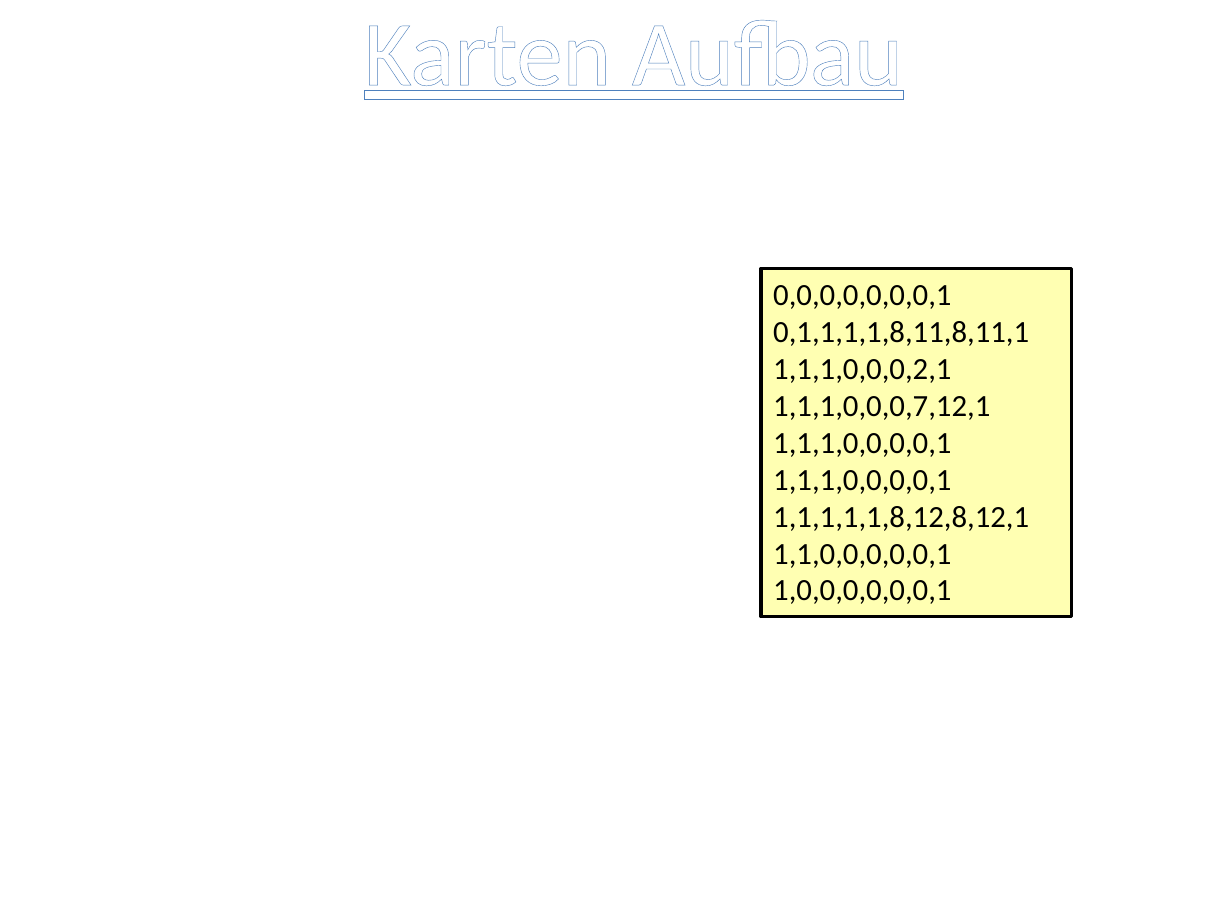
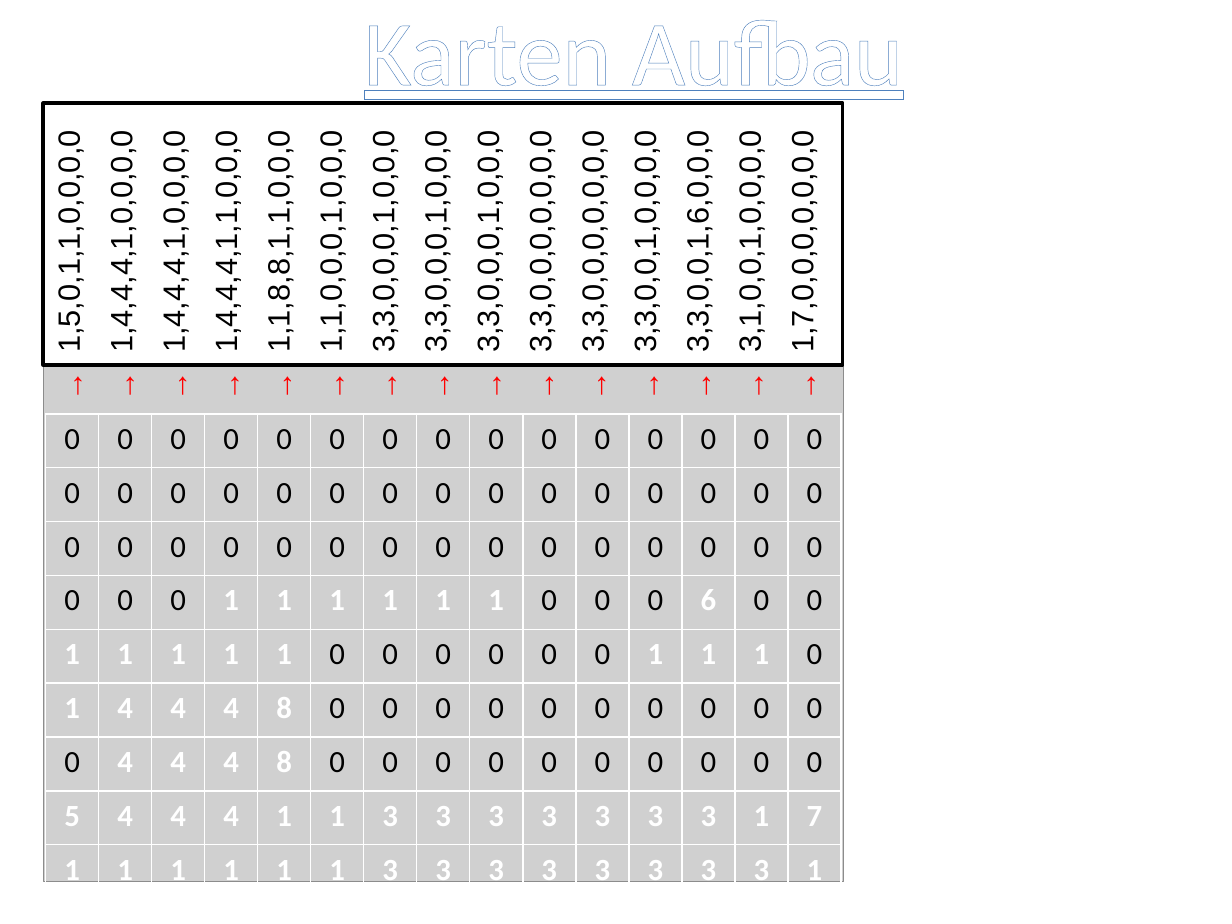
Before and after one commit to bjoern42/seproject42, a slide deck: slide 3 of seproject42.pptx. Drawn at 1232x924 pixels with LibreOffice and Linux fonts; fonts in the diff are those of the drawing; grey boxes stand for pictures. Boxes give left, top, right and bottom in pixels: in the first picture for what was removed or moved away, otherwise in the second. Text is boxed around its words. In the diff, an @@ line names an element or a change of style, - is before the commit and + after.

```diff
--- a/seproject42.pptx
+++ b/seproject42.pptx
@@ rectangle "1,5,0,1,1,0,0,0,0" at (x1=43, y1=102, x2=843, y2=365): fill #FFFF00 at 30% opacity to #FFFFFF; rotation 0 to 270 degrees @@
@@ text in rectangle at (x1=52, y1=157, x2=819, y2=346): text changed; font Calibri to Arial @@
-0,0,0,0,0,0,0,1
-0,1,1,1,1,8,11,8,11,1
-1,1,1,0,0,0,2,1
-1,1,1,0,0,0,7,12,1
-1,1,1,0,0,0,0,1
-1,1,1,0,0,0,0,1
-1,1,1,1,1,8,12,8,12,1
-1,1,0,0,0,0,0,1
-1,0,0,0,0,0,0,1
+1,5,0,1,1,0,0,0,0
+1,4,4,4,1,0,0,0,0
+1,4,4,4,1,0,0,0,0
+1,4,4,4,1,1,0,0,0
+1,1,8,8,1,1,0,0,0
+1,1,0,0,0,1,0,0,0
+3,3,0,0,0,1,0,0,0
+3,3,0,0,0,1,0,0,0
+3,3,0,0,0,1,0,0,0
+3,3,0,0,0,0,0,0,0
+3,3,0,0,0,0,0,0,0
+3,3,0,0,1,0,0,0,0
+3,3,0,0,1,6,0,0,0
+3,1,0,0,1,0,0,0,0
+1,7,0,0,0,0,0,0,0
@@ picture added at (x1=43, y1=349, x2=844, y2=882) @@
@@ text added at (x1=46, y1=362, x2=841, y2=413), 18 pt, text #FF0000, bold @@
+→
+→
+→
+→
+→
+→
+→
+→
+→
+→
+→
+→
+→
+→
+→
@@ table added at (x1=46, y1=414, x2=840, y2=898), 9 rows, 15 columns @@
+0 | 0 | 0 | 0 | 0 | 0 | 0 | 0 | 0 | 0 | 0 | 0 | 0 | 0 | 0
+0 | 0 | 0 | 0 | 0 | 0 | 0 | 0 | 0 | 0 | 0 | 0 | 0 | 0 | 0
+0 | 0 | 0 | 0 | 0 | 0 | 0 | 0 | 0 | 0 | 0 | 0 | 0 | 0 | 0
+0 | 0 | 0 | 1 | 1 | 1 | 1 | 1 | 1 | 0 | 0 | 0 | 6 | 0 | 0
+1 | 1 | 1 | 1 | 1 | 0 | 0 | 0 | 0 | 0 | 0 | 1 | 1 | 1 | 0
+1 | 4 | 4 | 4 | 8 | 0 | 0 | 0 | 0 | 0 | 0 | 0 | 0 | 0 | 0
+0 | 4 | 4 | 4 | 8 | 0 | 0 | 0 | 0 | 0 | 0 | 0 | 0 | 0 | 0
+5 | 4 | 4 | 4 | 1 | 1 | 3 | 3 | 3 | 3 | 3 | 3 | 3 | 1 | 7
+1 | 1 | 1 | 1 | 1 | 1 | 3 | 3 | 3 | 3 | 3 | 3 | 3 | 3 | 1
```
Also in this commit, not shown: 5 slides added, 1 slide removed, 4 other files.
